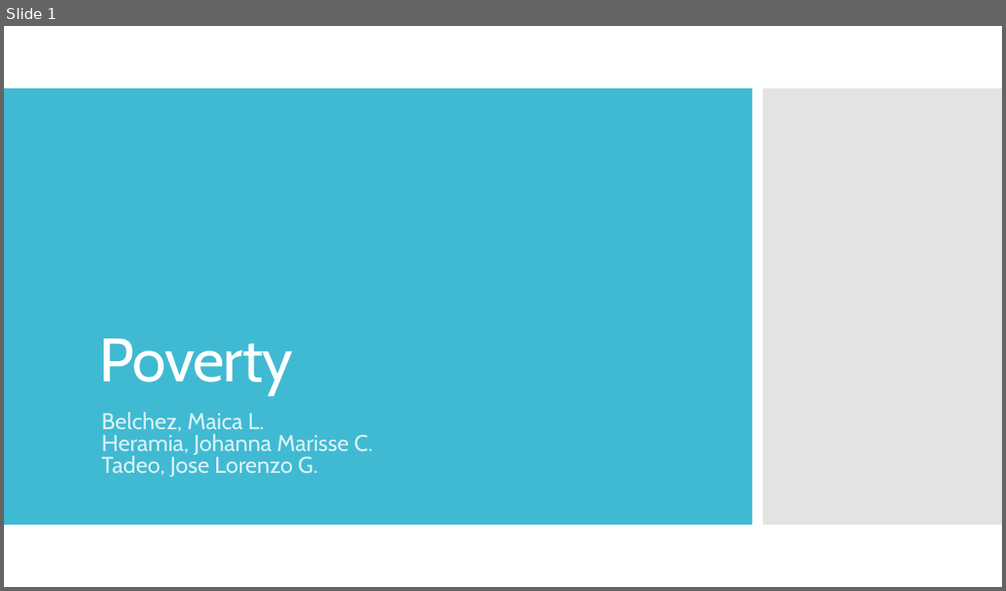
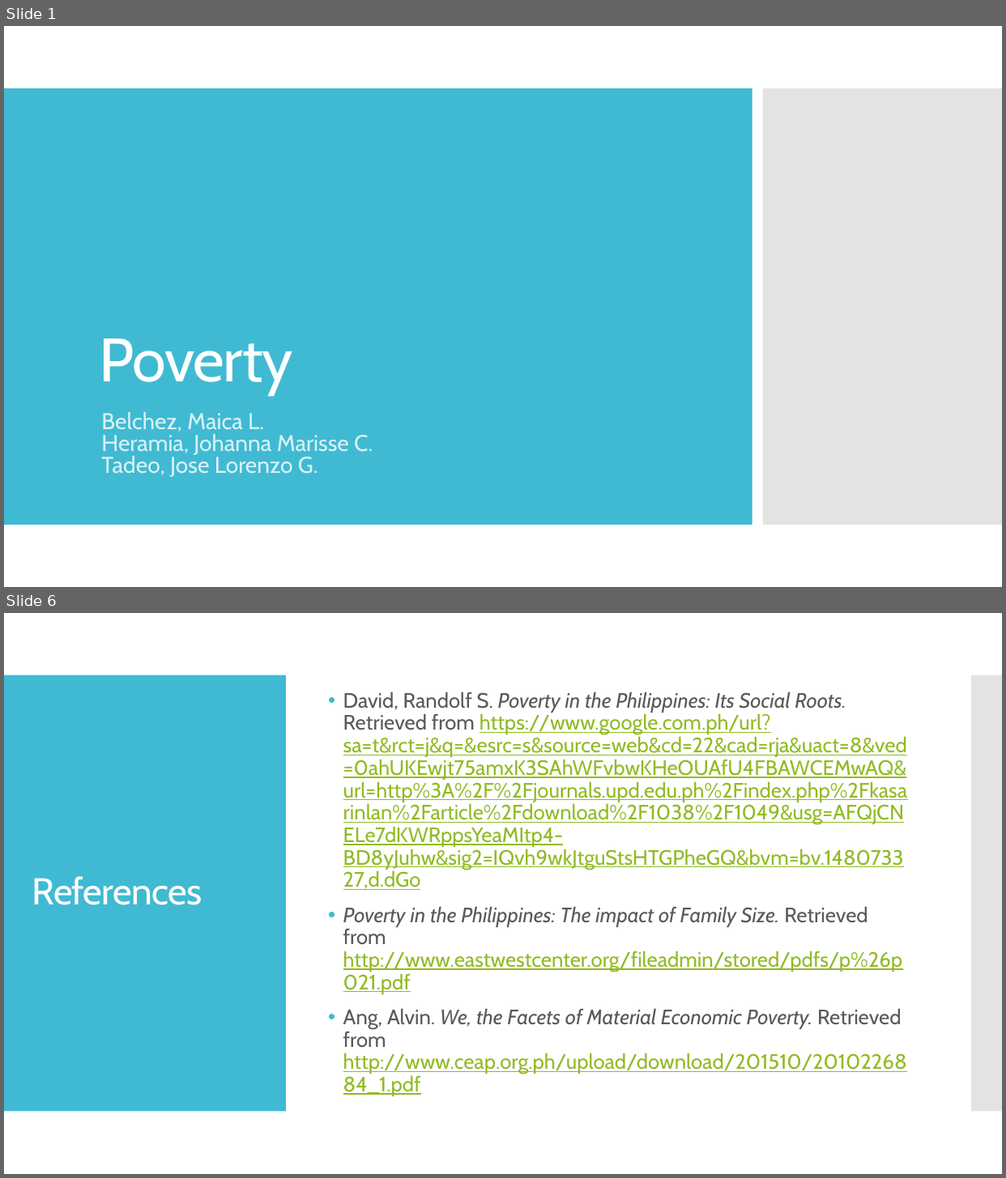
Before and after one commit to jcheramia7/IBMDESC-Poverty, a slide deck: Documentation/FinalPresentation.pptx. Shown one above the other, each under a label of ours: slide 1 before the commit, slides 1 and 6 after it; the slides between them are not shown. The pictures are 1006x591 and 1006x1178 pixels, drawn with LibreOffice and Linux fonts; fonts in the diff are those of the drawing. Boxes give left, top, right and bottom in pixels: in the first picture for what was removed or moved away, otherwise in the second. Text is boxed around its words. In the diff, an @@ line names an element or a change of style, - is before the commit and + after.

```diff
--- a/Documentation/FinalPresentation.pptx
+++ b/Documentation/FinalPresentation.pptx
@@ slide 6 added at box(4, 613, 1002, 1174), background #FFFFFF @@
@@ rectangle added at box(4, 675, 286, 1112), fill #40BAD2 @@
@@ rectangle added at box(971, 675, 1002, 1112), fill #C8C8C8 at 50% opacity @@
@@ text added at box(343, 692, 907, 1097), 20 pt, text #90BB23, underline @@
+• David, Randolf S. Poverty in the Philippines: Its Social Roots. Retrieved from https://www.google.com.ph/url?sa=t&rct=j&q=&esrc=s&source=web&cd=22&cad=rja&uact=8&ved=0ahUKEwjt75amxK3SAhWFvbwKHeOUAfU4FBAWCEMwAQ&url=http%3A%2F%2Fjournals.upd.edu.ph%2Findex.php%2Fkasarinlan%2Farticle%2Fdownload%2F1038%2F1049&usg=AFQjCNELe7dKWRppsYeaMItp4-BD8yJuhw&sig2=IQvh9wkJtguStsHTGPheGQ&bvm=bv.148073327,d.dGo
+• Poverty in the Philippines: The impact of Family Size. Retrieved from http://www.eastwestcenter.org/fileadmin/stored/pdfs/p%26p021.pdf
+• Ang, Alvin. We, the Facets of Material Economic Poverty. Retrieved from http://www.ceap.org.ph/upload/download/201510/2010226884_1.pdf
@@ title added at box(32, 876, 202, 905), 36 pt, text #FFFFFF @@
+References
```
Also in this commit, not shown: 1 slide changed, 4 other slides added, 2 slides removed.
